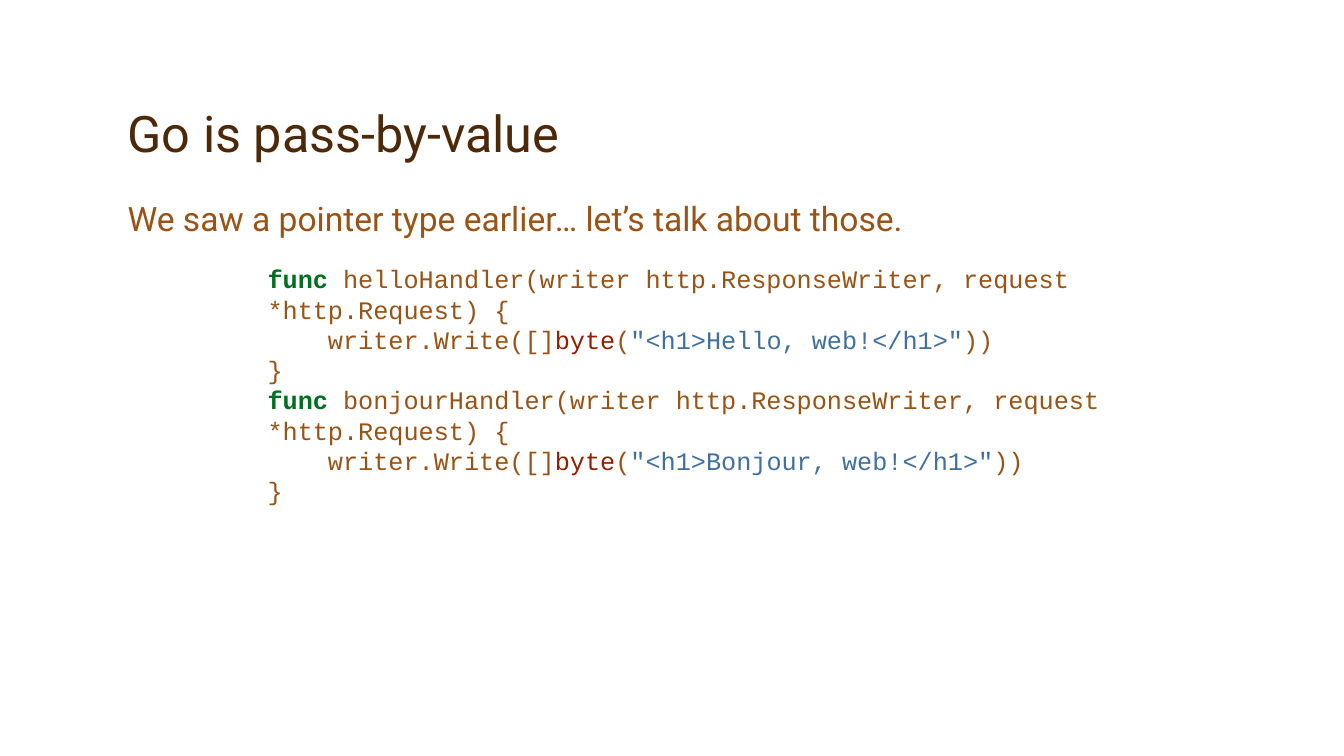
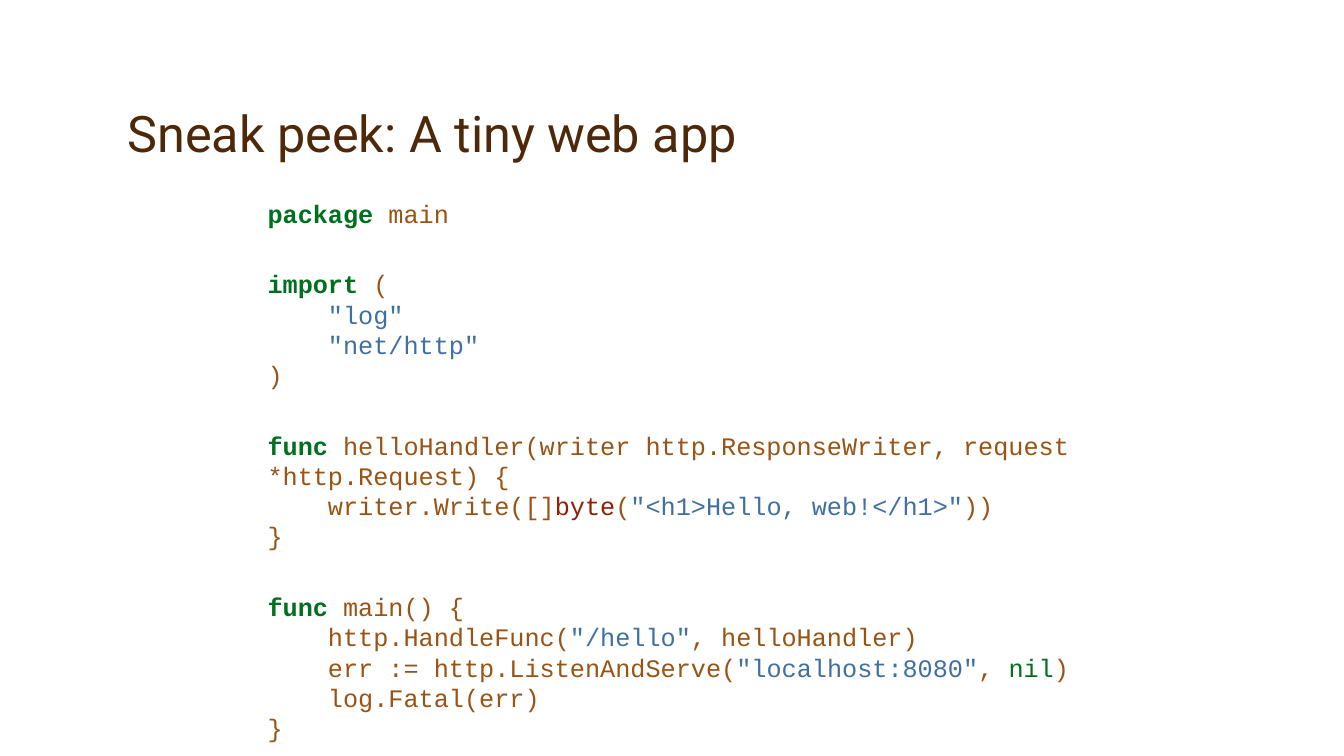
Before and after one commit to jaymcgavren/presentations, a slide deck: slide 14 of go/phillyete/2019/golang_phillyete_2019.pptx (slide 66 before the commit). Drawn at 1344x756 pixels with LibreOffice and Linux fonts; fonts in the diff are those of the drawing; background and template pictures are left out. Boxes give left, top, right and bottom in pixels: in the first picture for what was removed or moved away, otherwise in the second. Text is boxed around its words. In the diff, an @@ line names an element or a change of style, - is before the commit and + after.

Commit message:
Update PowerPoint and fix via Google Drive

```diff
--- a/go/phillyete/2019/golang_phillyete_2019.pptx
+++ b/go/phillyete/2019/golang_phillyete_2019.pptx
@@ title at box(128, 114, 737, 163): text changed @@
-Go is pass-by-value
+Sneak peek: A tiny web app
@@ text at box(268, 204, 1069, 713): text changed @@
-We saw a pointer type earlier… let’s talk about those.
-func helloHandler(writer http.ResponseWriter, request *http.Request) {
-writer.Write([]byte("<h1>Hello, web!</h1>"))
-}
-func bonjourHandler(writer http.ResponseWriter, request *http.Request) {
-writer.Write([]byte("<h1>Bonjour, web!</h1>"))
-}
+package main
+import (
+"log"
+"net/http"
+)
+func helloHandler(writer http.ResponseWriter, request *http.Request) {
+writer.Write([]byte("<h1>Hello, web!</h1>"))
+}
+func main() {
+http.HandleFunc("/hello", helloHandler)
+err := http.ListenAndServe("localhost:8080", nil)
+log.Fatal(err)
+}
```
Also in this commit, not shown: 35 other slides changed, 38 slides added, 32 slides removed.
